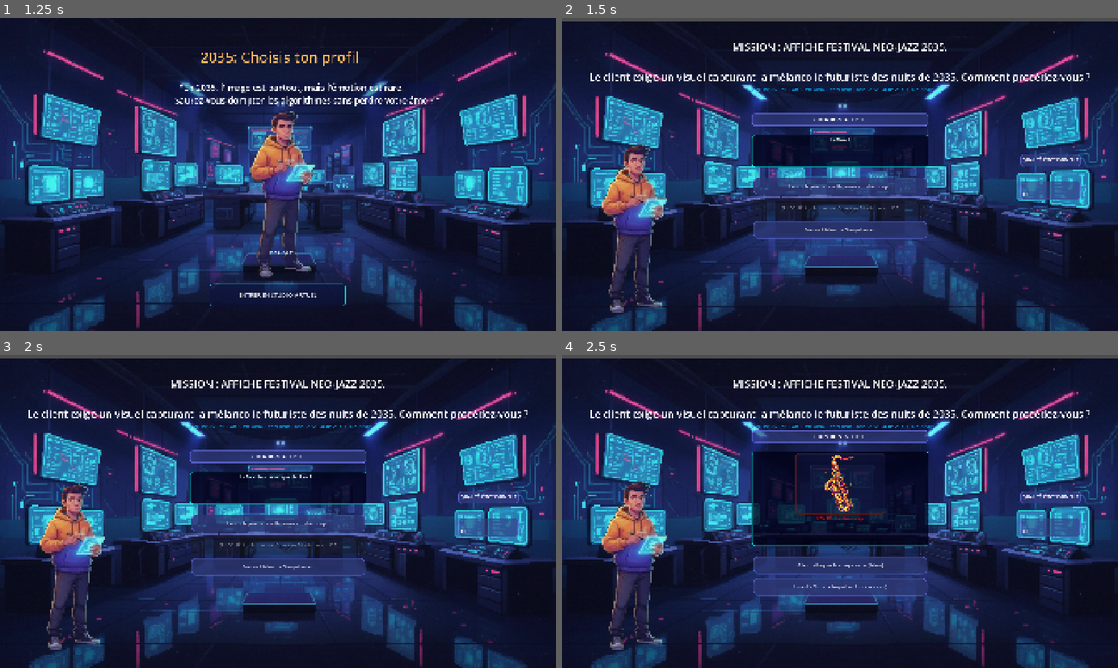
Above: before the commit, frames 1-4 (two rows, left to right).
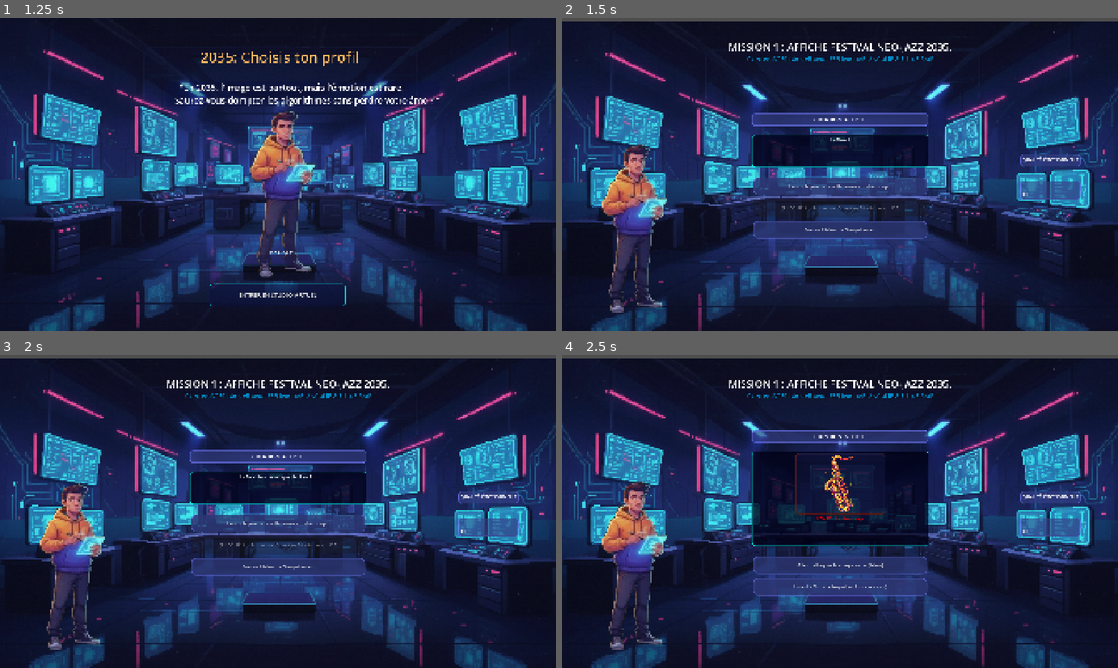
Above: after the commit, the same moments.

Repository: BrasSelva/SeriousGame-Godot-Engine
Game: Godot game, scene res://Scenes/UI/MainMenu.tscn
Same seed, same stepped clock (60 frames per second), same inputs: the game is played once before the commit and once after it.
Inputs:
- Up to frame 1 (1.25 s): click "COMMENCER L'EXPÉRIENCE" at 0.5 s
- Up to frame 2 (1.5 s): click "ENTRER EN STUDIO VIRTUEL" at 1.25 s
- Up to frame 3 (2 s): no input
- Up to frame 4 (2.5 s): click "Lancer la production IA en mo…" at 2 s

Frame 1 is identical in both runs. In frame 2, 2.1% of the frame differs, in the area x 5-95%, y 8-24%; in frame 3, 2.1%; in frame 4, 2.1%.

Commit message:
feat: 3 missions artiste, arbre compétences dynamique IA/Humain, reset stats entre missions

Diff:
--- a/Data/scenario_mission2_artiste.json
+++ b/Data/scenario_mission2_artiste.json
@@ -12,7 +12,8 @@
 	},
 	"nodes": {
 		"start": {
-			"text": "MISSION 2 : CAMPAGNE RÉSEAUX SOCIAUX 2035.\n\nUn influenceur veut une série de 10 visuels cohérents pour lancer sa marque. Il exige une identité forte et reconnaissable sur chaque post.",
+			"text": "MISSION 2 : CAMPAGNE RÉSEAUX SOCIAUX 2035.",
+			"description": "Un influenceur veut une série de 10 visuels cohérents pour lancer sa marque. Il exige une identité forte et reconnaissable sur chaque post.",
 			"options": [
 				{
 					"text": "Générer les visuels un par un avec l'IA",
@@ -38,6 +39,7 @@
 		},
 		"fin_echec_incoherence": {
 			"text": "RÉSULTAT DÉCEVANT !\n\nLes 10 visuels ne se ressemblent pas. L'influenceur est déçu : \"C'est beau individuellement mais ça ne forme pas une identité cohérente.\"\n\nTu dois maîtriser le Prompt Engineering pour contrôler l'IA.",
+			"image": "res://_Assets/Images/feed_incoherent.jpg",
 			"options": [
 				{
 					"text": "Aller débloquer la compétence (Arbre)",
--- a/Data/scenario_mission3_artiste.json
+++ b/Data/scenario_mission3_artiste.json
@@ -12,7 +12,8 @@
 	},
 	"nodes": {
 		"start": {
-			"text": "MISSION 3 : IDENTITÉ VISUELLE D'UNE STARTUP 2035.\n\nUne startup tech veut un logo et une charte graphique complète. Elle te fait confiance pour sélectionner et affiner les meilleures propositions de l'IA.",
+			"text": "MISSION 3 : IDENTITÉ VISUELLE D'UNE STARTUP 2035.",
+			"description": "Une startup tech veut un logo et une charte graphique complète. Elle te fait confiance pour sélectionner et affiner les meilleures propositions de l'IA.",
 			"options": [
 				{
 					"text": "Choisir rapidement un logo IA sans analyse",
@@ -38,6 +39,7 @@
 		},
 		"fin_echec_choix": {
 			"text": "RÉSULTAT MITIGÉ !\n\nLe logo choisi est générique et ne reflète pas les valeurs de la startup. Le CEO dit : \"L'IA aurait pu faire ça seule. On avait besoin de ton jugement humain.\"\n\nTu dois développer ton Sens Critique.",
+			"image": "res://_Assets/Images/logo_rate.jpg",
 			"options": [
 				{
 					"text": "Aller débloquer la compétence (Arbre)",
--- a/Data/scenario_youcef.json
+++ b/Data/scenario_youcef.json
@@ -1,51 +1,64 @@
 {
-  "nodes": {
-	"start": {
-	  "text": "MISSION : AFFICHE FESTIVAL NEO-JAZZ 2035.\n\nLe client exige un visuel capturant la mélancolie futuriste des nuits de 2035. Comment procédez-vous ?",
-	  "options": [
-		{
-		  "text": "Lancer la production IA en mode automatique",
-		  "impact_human_core": -30,
-		  "impact_ai_synergy": 30,
-		  "time_cost": 1,
-		  "next_node": "fin_echec_ia"
+	"mission_id": "mission_1_artiste",
+	"competence": {
+		"id": "dir_art",
+		"label": "Direction Artistique",
+		"cote": "humain",
+		"question": "L'IA propose une image froide. Comment lui redonner de l'émotion ?",
+		"reponse_a": "Je demande plus de pixels.",
+		"reponse_b": "Je modifie le prompt pour ajouter des textures imparfaites et une lumière chaude.",
+		"bonne_reponse": "B",
+		"badge": "BADGE DÉBLOQUÉ : DIRECTION ARTISTIQUE"
+	},
+	"nodes": {
+		"start": {
+			"text": "MISSION 1 : AFFICHE FESTIVAL NEO-JAZZ 2035.",
+			"description": "Le Directeur Artistique du Blue Moon Club vous confie la création de l'affiche officielle du festival. Il exige un visuel capturant la mélancolie futuriste des nuits de 2035.",
+			"options": [
+				{
+					"text": "Lancer la production IA en mode automatique",
+					"impact_human_core": -30,
+					"impact_ai_synergy": 30,
+					"time_cost": 1,
+					"next_node": "fin_echec_ia"
+				},
+				{
+					"text": "Appliquer ma 'Direction Artistique' sur l'IA",
+					"condition_skill": "dir_art",
+					"impact_quality": 95,
+					"impact_human_core": 20,
+					"time_cost": 2,
+					"next_node": "fin_succes"
+				},
+				{
+					"text": "Visiter l'Arbre de Compétences",
+					"next_node": "aller_vers_arbre"
+				}
+			]
 		},
-		{
-		  "text": "Appliquer ma 'Direction Artistique' sur l'IA",
-		  "condition_skill": "dir_art",
-		  "impact_quality": 95,
-		  "impact_human_core": 20,
-		  "time_cost": 2,
-		  "next_node": "fin_succes"
+		"fin_echec_ia": {
+			"text": "ECHEC ! Le client rejette l'affiche : \"C'EST BEAU MAIS C'EST VIDE !\"\n\nL'IA a manqué d'âme. Allez-vous prendre le temps d'étudier la Direction Artistique, ou forcer la livraison au risque de décevoir le client ?",
+			"image": "res://_Assets/Images/saxophone.png",
+			"options": [
+				{
+					"text": "Aller débloquer la compétence (Arbre)",
+					"next_node": "aller_vers_arbre"
+				},
+				{
+					"text": "Livrer l'affiche telle quelle (Fin de mission)",
+					"impact_quality": -50,
+					"time_cost": 0,
+					"next_node": "fin_mauvaise"
+				}
+			]
 		},
-		{
-		  "text": "Visiter l'Arbre de Compétences",
-		  "next_node": "aller_vers_arbre"
+		"fin_succes": {
+			"text": "SUCCÈS TOTAL !\n\nL'affiche est magnifique. Le client est ravi de la touche d'émotion humaine qui se dégage du visuel généré. Symbiose parfaite atteinte.",
+			"options": []
+		},
+		"fin_mauvaise": {
+			"text": "ÉCHEC CRITIQUE...\n\nVous avez forcé la livraison. Le client a refusé de payer et la réputation du studio en a pris un coup. L'IA seule n'a pas suffi.",
+			"options": []
 		}
-	  ]
-	},
-	"fin_echec_ia": {
-	  "text": "ECHEC ! Le client rejette l'affiche : \"C'EST BEAU MAIS C'EST VIDE !\"\n\nL'IA a manqué d'âme. Allez-vous prendre le temps d'étudier la Direction Artistique, ou forcer la livraison au risque de décevoir le client ?",
-	  "options": [
-		{
-		  "text": "Aller débloquer la compétence (Arbre)",
-		  "next_node": "aller_vers_arbre"
-		},
-		{
-		  "text": "Livrer l'affiche telle quelle (Fin de mission)",
-		  "impact_quality": -50,
-		  "time_cost": 0,
-		  "next_node": "fin_mauvaise"
-		}
-	  ]
-	},
-	"fin_succes": {
-	  "text": "SUCCÈS TOTAL !\n\nL'affiche est magnifique. Le client est ravi de la touche d'émotion humaine qui se dégage du visuel généré. Symbiose parfaite atteinte.",
-	  "options": []
-	},
-	"fin_mauvaise": {
-	  "text": "ÉCHEC CRITIQUE...\n\nVous avez forcé la livraison. Le client a refusé de payer et la réputation du studio en a pris un coup. L'IA seule n'a pas suffi.",
-	  "options": []
 	}
-  }
 }
--- a/Scenes/Core/ArbreCompetence.tscn
+++ b/Scenes/Core/ArbreCompetence.tscn
@@ -162,9 +162,20 @@
 label_settings = SubResource("LabelSettings_fggxw")
 autowrap_trim_flags = 128
 
+[node name="BtnCompIA" type="Button" parent="MainColumn/BrainArea/MainLayout/LeftIA" unique_id=983129504]
+layout_mode = 0
+offset_left = 700.0
+offset_top = 178.0
+offset_right = 892.0
+offset_bottom = 208.0
+theme_override_font_sizes/font_size = 20
+theme_override_styles/normal = SubResource("StyleBoxFlat_fggxw")
+text = "Direction Artistique"
+
 [node name="BrainImage" type="TextureRect" parent="MainColumn/BrainArea/MainLayout" unique_id=919318871]
 layout_mode = 2
 size_flags_horizontal = 3
+mouse_filter = 2
 
 [node name="Nodes" type="Node2D" parent="MainColumn/BrainArea/MainLayout/BrainImage" unique_id=1146881803]
 position = Vector2(416, 178)
--- a/Scripts/Autoloads/GameManager.gd
+++ b/Scripts/Autoloads/GameManager.gd
@@ -1,24 +1,23 @@
 extends Node
 
 # Statistiques globales du joueur
-var human_score: int = 50  # Neutre au début
-var ai_score: int = 50     # Neutre au début
-var quality_score: int = 0 # L'affiche n'est pas encore créée
+var human_score: int = 50
+var ai_score: int = 50
+var quality_score: int = 0
 var time_left: int = 4
+
+# Gestion des missions
+var current_mission: int = 1
+var max_missions: int = 3
 
 # Liste des compétences débloquées
 var unlocked_skills: Array = []
 
-# FONCTION CORRIGÉE : On ajoute le typage ': int' aux arguments pour éviter les bugs
 func update_youcef_stats(h_delta: int, ai_delta: int, q_delta: int, t_delta: int):
 	human_score = clamp(human_score + h_delta, 0, 100)
 	ai_score = clamp(ai_score + ai_delta, 0, 100)
 	quality_score = clamp(quality_score + q_delta, 0, 100)
-
-	# Sécurité : On utilise '-' car 't_delta' (time_cost) dans le JSON est positif (ex: 1 ou 2)
-	# On ajoute un 'clamp' pour éviter que le temps ne devienne négatif sous 0
 	time_left = clamp(time_left - t_delta, 0, 24)
-
 	print("Stats: H:", human_score, " IA:", ai_score, " Q:", quality_score, " T:", time_left)
 
 func has_skill(skill_name: String) -> bool:
@@ -28,3 +27,26 @@
 	if not has_skill(skill_name):
 		unlocked_skills.append(skill_name)
 		print("⚡ Compétence débloquée : ", skill_name)
+
+func reset_stats():
+	human_score = 50
+	ai_score = 50
+	quality_score = 0
+	time_left = 4
+	print("🔄 Stats réinitialisées pour la mission ", current_mission)
+
+func next_mission():
+	current_mission += 1
+	reset_stats()
+	print("➡️ Passage à la mission ", current_mission)
+
+func get_scenario_path() -> String:
+	match current_mission:
+		1:
+			return "res://Data/scenario_youcef.json"
+		2:
+			return "res://Data/scenario_mission2_artiste.json"
+		3:
+			return "res://Data/scenario_mission3_artiste.json"
+		_:
+			return "res://Data/scenario_youcef.json"
--- a/Scripts/Controllers/ArbreCompetences.gd
+++ b/Scripts/Controllers/ArbreCompetences.gd
@@ -3,56 +3,88 @@
 # --- RÉFÉRENCES ---
 @onready var btn_retour = $MainColumn/BtnRetour
 @onready var skill_popup = $SkillPopup
-@onready var btn_dir_art = $MainColumn/BrainArea/MainLayout/BrainImage/Nodes/BtnDirArt
-
+@onready var btn_humain = $MainColumn/BrainArea/MainLayout/BrainImage/Nodes/BtnDirArt
+@onready var btn_ia = $MainColumn/BrainArea/MainLayout/LeftIA/BtnCompIA
 @onready var choice_a = $SkillPopup/VBoxContainer/ChoiceA
 @onready var choice_b = $SkillPopup/VBoxContainer/ChoiceB
 @onready var badge_text = $SkillPopup/VBoxContainer/BadgeText
+@onready var title = $SkillPopup/VBoxContainer/Title
+@onready var desc = $SkillPopup/VBoxContainer/Desc
+
+var competence_data = {}
+var btn_actif: Button
 
 func _ready():
-	# Au démarrage, on cache et on bloque
 	btn_retour.disabled = true
 	skill_popup.hide()
 	badge_text.hide()
 
-	# --- CONNEXION DES CLICS ---
-	btn_dir_art.pressed.connect(_on_btn_dir_art_pressed)
-	# On utilise bind() pour envoyer "A" ou "B" à la fonction
+	_charger_competence()
+
+	btn_humain.pressed.connect(_on_btn_competence_pressed)
+	btn_ia.pressed.connect(_on_btn_competence_pressed)
 	choice_a.pressed.connect(_on_choice_made.bind("A"))
 	choice_b.pressed.connect(_on_choice_made.bind("B"))
 	btn_retour.pressed.connect(_on_btn_retour_pressed)
 
-func _on_btn_dir_art_pressed():
+	if GameManager.has_skill(competence_data.get("id", "")):
+		btn_actif.modulate = Color.GREEN
+
+func _charger_competence():
+	var file_path = GameManager.get_scenario_path()
+	var file = FileAccess.open(file_path, FileAccess.READ)
+	if file:
+		var json = JSON.new()
+		json.parse(file.get_as_text())
+		var data = json.get_data()
+		file.close()
+		if data.has("competence"):
+			competence_data = data["competence"]
+			print("✅ Compétence chargée : ", competence_data.get("label", "???"))
+
+			var label = competence_data.get("label", "Compétence")
+			title.text = label
+			desc.text = competence_data.get("question", "")
+			choice_a.text = "A - " + competence_data.get("reponse_a", "")
+			choice_b.text = "B - " + competence_data.get("reponse_b", "")
+
+			var cote = competence_data.get("cote", "humain")
+			print("cote : ", cote)
+
+			if cote == "ia":
+				btn_ia.text = label
+				btn_ia.show()
+				btn_humain.hide()
+				btn_actif = btn_ia
+			else:
+				btn_humain.text = label
+				btn_humain.show()
+				btn_ia.hide()
+				btn_actif = btn_humain
+		else:
+			print("❌ Pas de bloc competence trouvé dans le JSON !")
+
+func _on_btn_competence_pressed():
 	skill_popup.show()
 
-# La fonction qui gère le quiz
-# La fonction qui gère le quiz
 func _on_choice_made(choix: String):
-	# 1. DÈS QU'ON CLIQUE, ON BLOQUE TOUT POUR EMPÊCHER DE TRICHER
 	choice_a.disabled = true
 	choice_b.disabled = true
-
-	# 2. ON DÉBLOQUE LE RETOUR (Le joueur doit assumer et repartir)
 	btn_retour.disabled = false
 
-	# 3. ON VÉRIFIE LA RÉPONSE
-	if choix == "B":
-		# SUCCÈS
-		badge_text.text = "BADGE DÉBLOQUÉ : DIRECTION ARTISTIQUE"
+	var bonne_reponse = competence_data.get("bonne_reponse", "B")
+
+	if choix == bonne_reponse:
+		badge_text.text = competence_data.get("badge", "BADGE DÉBLOQUÉ !")
 		badge_text.add_theme_color_override("font_color", Color.GREEN)
 		badge_text.show()
-
-		# On informe le GameManager du succès
 		if GameManager:
-			GameManager.unlock_skill("dir_art")
-
-	elif choix == "A":
-		# ÉCHEC CRITIQUE
-		badge_text.text = "ÉCHEC : L'approche purement technique ne donne aucune âme."
+			GameManager.unlock_skill(competence_data.get("id", ""))
+		btn_actif.modulate = Color.GREEN
+	else:
+		badge_text.text = "ÉCHEC : Mauvaise approche. Réfléchis bien avant de recommencer."
 		badge_text.add_theme_color_override("font_color", Color.RED)
 		badge_text.show()
-		# On ne débloque pas la compétence ! Le joueur devra faire sans.
 
 func _on_btn_retour_pressed():
-	# Retour à la scène d'histoire (Vérifie bien que le chemin est exact !)
 	get_tree().change_scene_to_file("res://Scenes/Core/ScenarioParser.tscn")
--- a/Scripts/Controllers/bilan.gd
+++ b/Scripts/Controllers/bilan.gd
@@ -38,7 +38,10 @@
 	btn_envoyer.pressed.connect(_on_btn_envoyer_pressed)
 
 func _on_btn_envoyer_pressed():
-	print("Scores envoyés à l'entreprise !")
-	# Pour l'instant, on quitte le jeu.
-	# Plus tard, tu pourras charger ton menu principal ici !
-	get_tree().quit()
+	print("Scores envoyés !")
+	if GameManager.current_mission < GameManager.max_missions:
+		GameManager.next_mission()
+		get_tree().change_scene_to_file("res://Scenes/Core/ScenarioParser.tscn")
+	else:
+		print("Toutes les missions terminées !")
+		get_tree().quit()
--- a/Scripts/Utils/ScenarioParser.gd
+++ b/Scripts/Utils/ScenarioParser.gd
@@ -2,25 +2,22 @@
 
 var scenario_data: Dictionary = {}
 
-# Références vers les nœuds de ton interface
 @onready var mission_title = $TopTitles/MissionTitle
 @onready var story_text = $MainLayout/CenterPanel_Story/StoryBox/VBoxContainer/StoryText
 @onready var choices_container = $MainLayout/CenterPanel_Story/ChoicesContainer
 @onready var label_temps = $MainLayout/RightPanel_Stats/TimeBox/VBoxContainer/LabelTemps
-
 @onready var perso_youcef = $MainLayout/LeftPanel_Perso/Node2D
+@onready var cadre_rouge = $MainLayout/CenterPanel_Story/StoryBox/VBoxContainer/BorderIllustration
 
 var ecriture_tween: Tween
 
 func _ready():
-	# ---> NOUVEAU : Lance l'animation de Youcef au démarrage <---
-	if perso_youcef and perso_youcef.has_node("AnimatedSprite2D"):
-		perso_youcef.get_node("AnimatedSprite2D").play("idle")
-		print("Youcef est animé dans la scène principale !")
+	if perso_youcef != null and is_instance_valid(perso_youcef):
+		if perso_youcef.has_node("AnimatedSprite2D"):
+			perso_youcef.get_node("AnimatedSprite2D").play("idle")
+			print("Youcef est animé dans la scène principale !")
 
-	# Charge le fichier JSON de Youcef
-	scenario_data = load_scenario_from_file("res://Data/scenario_youcef.json")
-	# Lance le premier nœud du scénario
+	scenario_data = load_scenario_from_file(GameManager.get_scenario_path())
 	afficher_noeud("start")
 
 func load_scenario_from_file(file_path: String) -> Dictionary:
@@ -42,49 +39,44 @@
 		return {}
 
 func afficher_noeud(node_id: String):
-	# On nettoie les anciens boutons d'options
 	for child in choices_container.get_children():
 		child.queue_free()
 
-	# Vérification de sécurité sur l'existence du nœud
 	if not scenario_data.has("nodes") or not scenario_data["nodes"].has(node_id):
 		story_text.text = "❌ ERREUR : Le nœud '" + node_id + "' est introuvable."
 		return
 
 	var current_node = scenario_data["nodes"][node_id]
-	label_temps.text = str(GameManager.time_left) + "H"
 
-	# Gestion des affichages spécifiques aux nœuds et des images
-	# 1. On cible la boîte rouge pour pouvoir la cacher/afficher
-	var cadre_rouge = $MainLayout/CenterPanel_Story/StoryBox/VBoxContainer/BorderIllustration
-	# 2. On cible l'image à l'intérieur pour changer la photo
-	var illustration = cadre_rouge.get_node("Illustration")
+	if label_temps:
+		label_temps.text = str(GameManager.time_left) + "H"
+
+	var illustration = null
+	if cadre_rouge:
+		illustration = cadre_rouge.get_node_or_null("Illustration")
 
 	if node_id == "start":
-		mission_title.text = current_node["text"]
-		story_text.text = "Le Directeur Artistique du Blue Moon Club vous confie la création de l'affiche officielle du festival. Il exige un visuel capturant la mélancolie futuriste des nuits de 2035."
-		# On cache TOUTE la boîte rouge
+		if mission_title:
+			mission_title.text = current_node["text"]
+		story_text.text = current_node.get("description", current_node["text"])
 		if cadre_rouge:
 			cadre_rouge.hide()
 
-	elif node_id == "fin_echec_ia":
+	elif node_id == "fin_echec_ia" or node_id == "fin_echec_incoherence" or node_id == "fin_echec_choix":
 		story_text.text = current_node["text"]
 		story_text.add_theme_color_override("default_color", Color.RED)
 		if illustration:
-			illustration.texture = load("res://_Assets/Images/saxophone.png") # Ajuste si besoin
-		# On affiche TOUTE la boîte rouge avec l'image dedans
+			var img_path = current_node.get("image", "res://_Assets/Images/saxophone.png")
+			illustration.texture = load(img_path)
 		if cadre_rouge:
 			cadre_rouge.show()
 
 	else:
 		story_text.text = current_node["text"]
 		story_text.add_theme_color_override("default_color", Color.WHITE)
-		# On cache TOUTE la boîte rouge pour les autres moments de l'histoire
 		if cadre_rouge:
 			cadre_rouge.hide()
 
-	# --- EFFET MACHINE À ÉCRIRE SÉCURISÉ ---
-	# Si un effet d'écriture tournait déjà, on l'arrête proprement
 	if ecriture_tween and ecriture_tween.is_running():
 		ecriture_tween.kill()
 
@@ -93,17 +85,14 @@
 	var vitesse = 0.02
 	var temps_ecriture = story_text.text.length() * vitesse
 	ecriture_tween.tween_property(story_text, "visible_characters", story_text.text.length(), temps_ecriture)
-	# ----------------------------------------
 
 	var options = current_node["options"]
 
-	# Si aucun choix (fin du scénario), on attend et on change de scène
 	if options.size() == 0:
 		await get_tree().create_timer(3.0).timeout
 		get_tree().change_scene_to_file("res://Scenes/Core/Bilan.tscn")
 		return
 
-	# Génération des boutons pour chaque option disponible
 	for opt in options:
 		creer_bouton_choix(opt)
 
@@ -112,72 +101,56 @@
 	var text_bouton = opt["text"]
 	var est_bloque = false
 
-	# Vérification de la compétence requise
 	if opt.has("condition_skill"):
 		if not GameManager.has_skill(opt["condition_skill"]):
 			est_bloque = true
 			text_bouton = "[BLOQUÉ] " + text_bouton
 
 	btn.text = text_bouton
-	btn.custom_minimum_size = Vector2(0, 60) # Hauteur confortable pour le clic
+	btn.custom_minimum_size = Vector2(0, 60)
 
-# Ton design "Cyber" normal
 	var style = StyleBoxFlat.new()
-	style.bg_color = Color("#2D3773", 0.8) # Fond sombre translucide
+	style.bg_color = Color("#2D3773", 0.8)
 	style.border_width_bottom = 2
 	style.border_width_top = 2
 	style.border_width_left = 2
 	style.border_width_right = 2
-	style.border_color = Color("#6871E8") # Bordure
+	style.border_color = Color("#6871E8")
 	style.corner_radius_top_left = 15
 	style.corner_radius_top_right = 15
 	style.corner_radius_bottom_left = 15
 	style.corner_radius_bottom_right = 15
 
-	# ---> LA MAGIE POUR LE SURVOL (HOVER) <---
-	# 1. On clone le style (ça copie les bordures et les coins ronds automatiquement !)
 	var style_hover = style.duplicate()
+	style_hover.bg_color = Color("#3A4694", 0.95)
+	style_hover.border_color = Color("#8D95FF")
 
-	# 2. On modifie juste la couleur de fond et la bordure du clone pour qu'il s'illumine
-	style_hover.bg_color = Color("#3A4694", 0.95) # Un bleu un peu plus clair et opaque
-	style_hover.border_color = Color("#8D95FF") # Une bordure encore plus lumineuse
-
-	# ---> APPLICATION DES STYLES AU BOUTON <---
 	if est_bloque:
-		style.border_color = Color("#FF0000") # Bordure rouge si bloqué
+		style.border_color = Color("#FF0000")
 		btn.disabled = true
 	else:
 		btn.pressed.connect(_on_choice_made.bind(opt))
 
-	# On dit à Godot d'utiliser nos styles au lieu du gris par défaut
 	btn.add_theme_stylebox_override("normal", style)
-	btn.add_theme_stylebox_override("hover", style_hover) # Quand la souris est dessus
-	btn.add_theme_stylebox_override("pressed", style_hover) # Quand on clique dessus
-
-	# Astuce de pro : on enlève aussi la bordure de "focus" (le cadre gris qui reste après avoir cliqué)
+	btn.add_theme_stylebox_override("hover", style_hover)
+	btn.add_theme_stylebox_override("pressed", style_hover)
 	btn.add_theme_stylebox_override("focus", style)
 
 	choices_container.add_child(btn)
 
 func _on_choice_made(opt: Dictionary):
-	# Récupération des impacts sur les statistiques
 	var h_impact = opt.get("impact_human_core", 0)
 	var ai_impact = opt.get("impact_ai_synergy", 0)
 	var q_impact = opt.get("impact_quality", 0)
 	var t_spent = opt.get("time_cost", 0)
 
-	# Mise à jour globale dans le GameManager
 	GameManager.update_youcef_stats(h_impact, ai_impact, q_impact, t_spent)
 
-	# Déblocage de compétence si mentionné (au cas où on le fait via le texte)
 	if opt.has("unlock_skill"):
 		GameManager.unlock_skill(opt["unlock_skill"])
 
-	# ---> LE PORTAIL VERS TON INTERFACE VISUELLE <---
-	# On cherche le mot "aller_vers_arbre" défini dans le JSON
 	if opt.has("next_node") and opt["next_node"] == "aller_vers_arbre":
 		get_tree().change_scene_to_file("res://Scenes/Core/ArbreCompetence.tscn")
-		return # On stoppe la fonction ici pour changer d'écran !
+		return
 
-	# Transition vers le nœud suivant classique (si ce n'est pas l'arbre)
 	afficher_noeud(opt["next_node"])
Binary file added: _Assets/Images/feed_incoherent.jpg
Binary file added: _Assets/Images/logo_rate.jpg
